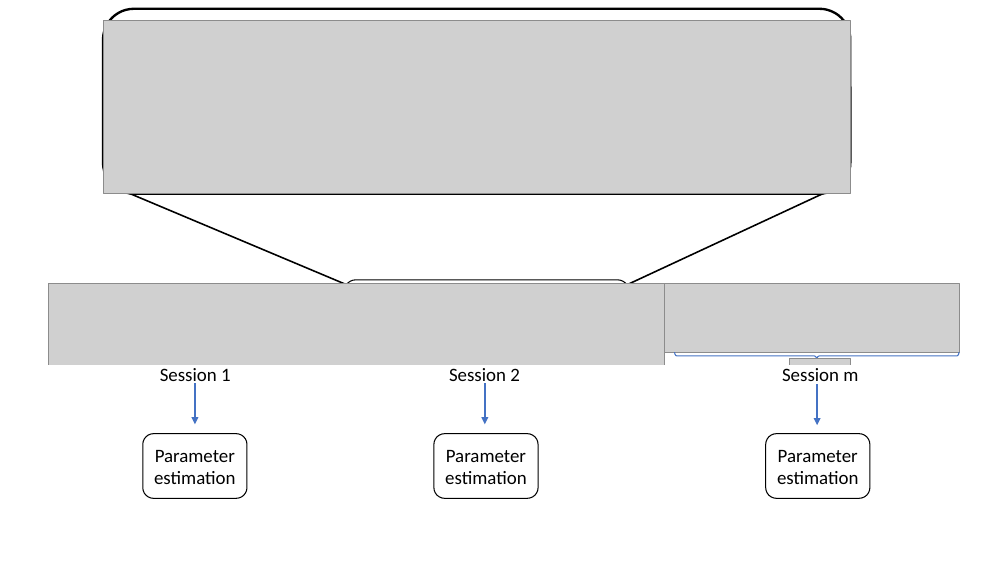
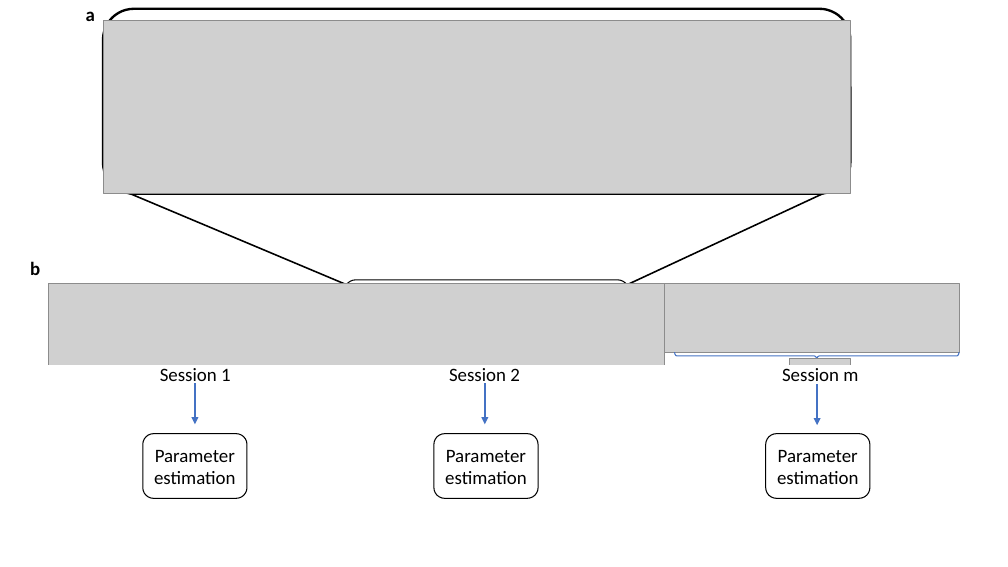
Before and after one commit to benj1003/Comparing-normative-and-descriptive-models-of-probability-weighting, a slide deck: slide 1 of Figures/Experimental design.pptx. Drawn at 1008x567 pixels with LibreOffice and Linux fonts; fonts in the diff are those of the drawing; grey boxes stand for pictures. Boxes give left, top, right and bottom in pixels: in the first picture for what was removed or moved away, otherwise in the second. Text is boxed around its words. In the diff, an @@ line names an element or a change of style, - is before the commit and + after.

```diff
--- a/Figures/Experimental design.pptx
+++ b/Figures/Experimental design.pptx
@@ text added at [86,11,95,21], 18 pt, text #000000, bold @@
+a
@@ text added at [30,261,40,275], 18 pt, text #000000, bold @@
+b
```
Also in this commit, not shown: 1 other file.
